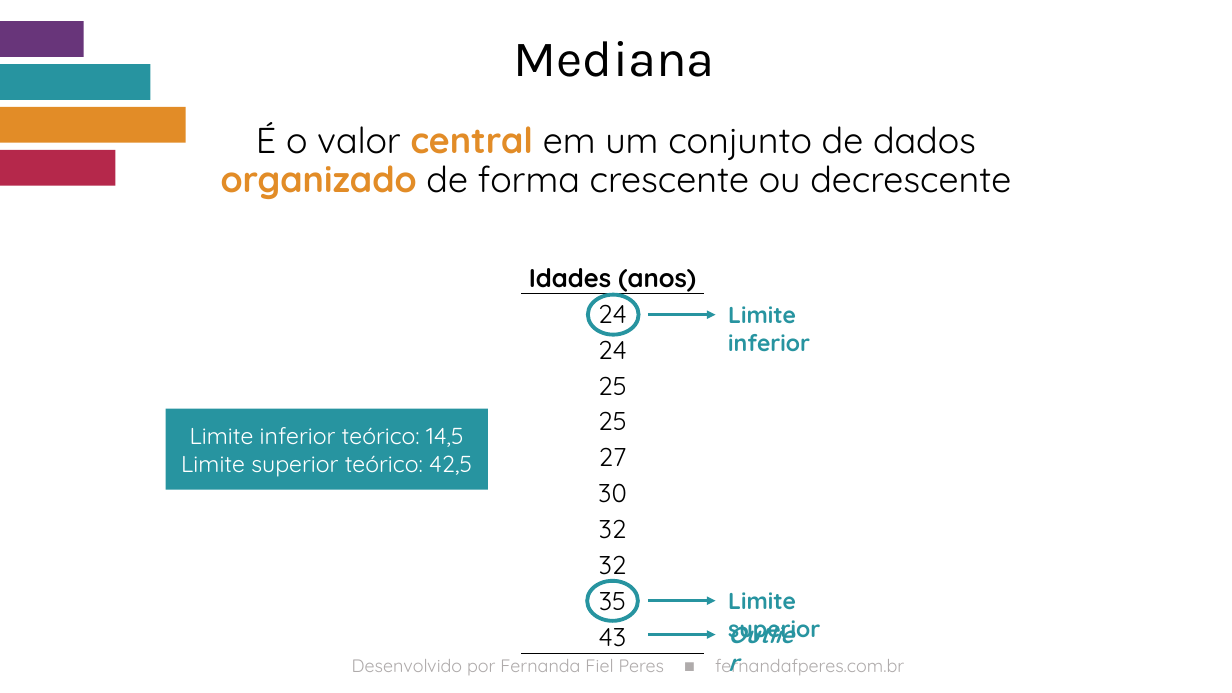
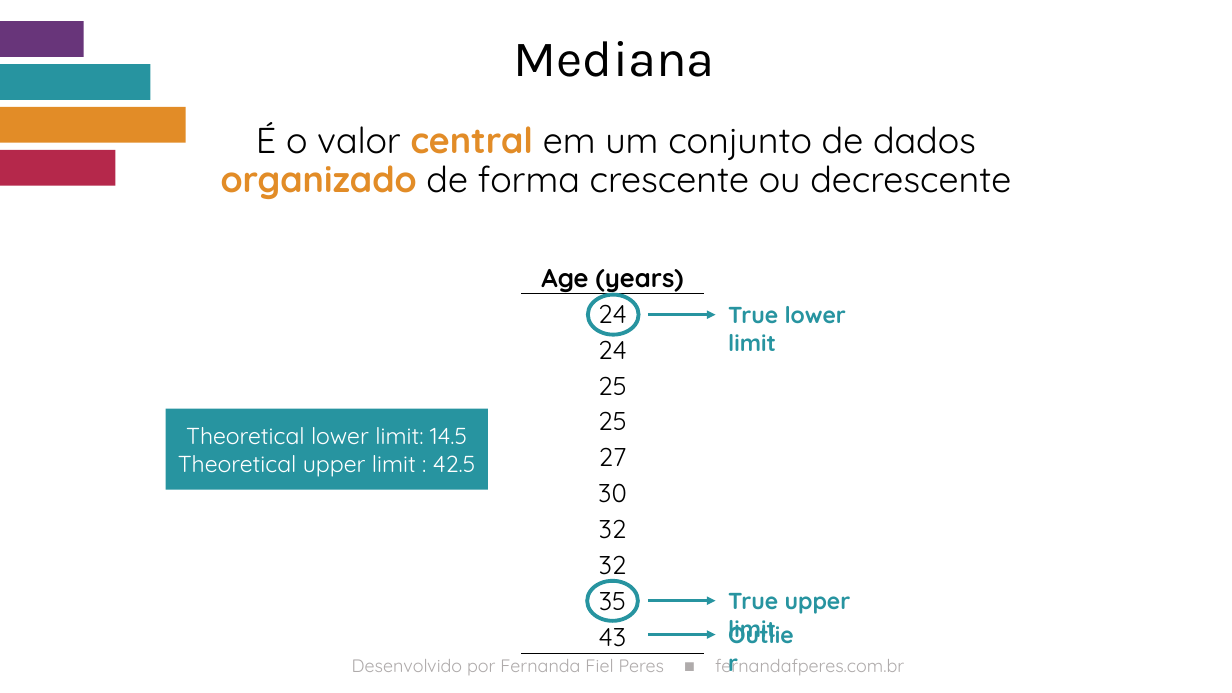
Before and after one commit to fernandaperes/Blog_EN, a slide deck: slide 4 of content/blog/boxplot-interpretation/Tabelas.pptx. Drawn at 1232x693 pixels with LibreOffice and Linux fonts; fonts in the diff are those of the drawing. Boxes give left, top, right and bottom in pixels: in the first picture for what was removed or moved away, otherwise in the second. Text is boxed around its words. In the diff, an @@ line names an element or a change of style, - is before the commit and + after.

```diff
--- a/content/blog/boxplot-interpretation/Tabelas.pptx
+++ b/content/blog/boxplot-interpretation/Tabelas.pptx
@@ table at [521,245,703,653] @@
-row 1, column 1: Idades (anos)
+row 1, column 1: Age (years)
@@ text at [728,306,846,351]: text changed @@
-Limite inferior
+True lower limit
@@ text in rectangle at [178,427,476,477]: text changed @@
-Limite inferior teórico: 14,5
-Limite superior teórico: 42,5
+Theoretical lower limit: 14.5
+Theoretical upper limit : 42.5
@@ text at [728,593,851,643]: text changed @@
-Limite superior
+True upper limit
@@ text "Outlier" at [719,616,811,653]: italic off @@
```
Also in this commit, not shown: 3 other slides changed, 3 other files.
